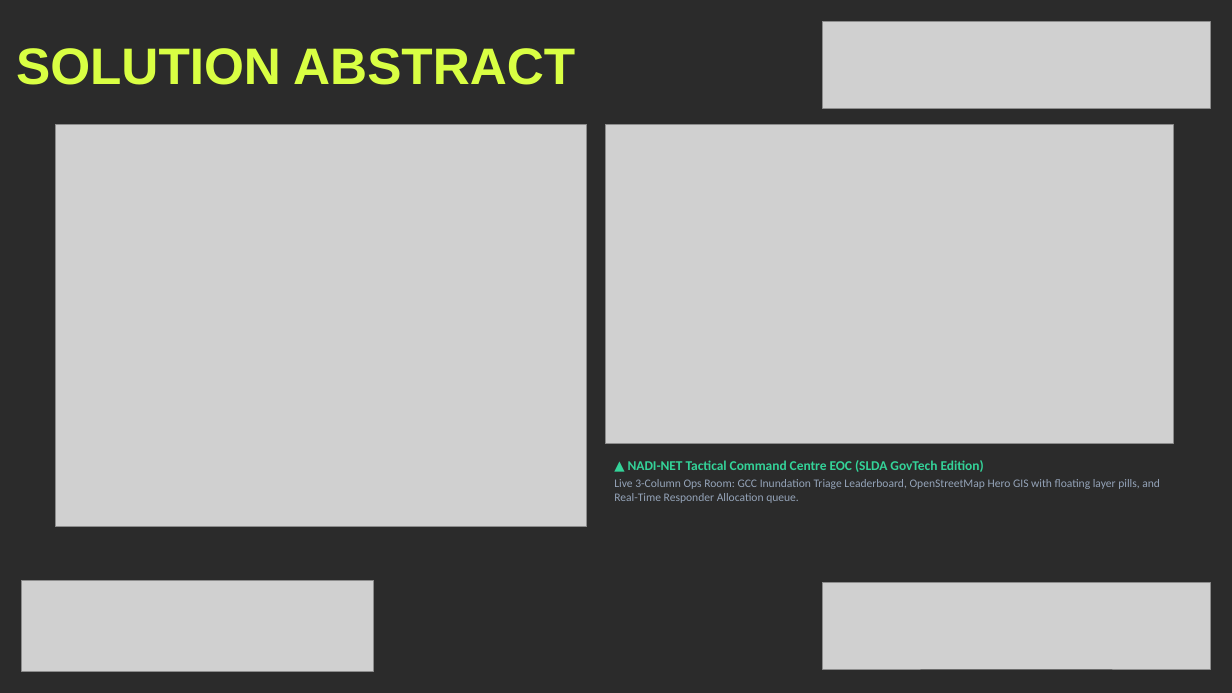
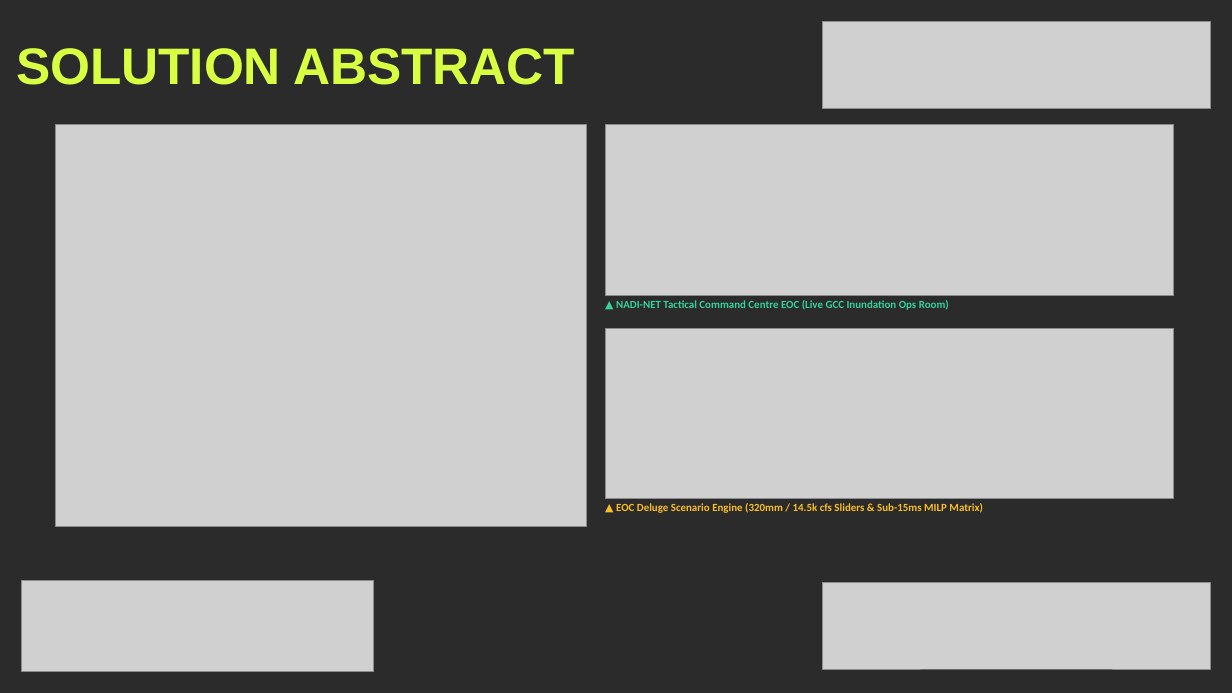
Before and after one commit to Vishnu-3727/nadi-net, a slide deck: slide 3 of NADI_NET_K_HACKS_Presentation.pptx. Drawn at 1232x693 pixels with LibreOffice and Linux fonts; fonts in the diff are those of the drawing; grey boxes stand for pictures; background and template pictures are left out; a plain dark background stands for a picture behind light text. Boxes give left, top, right and bottom in pixels: in the first picture for what was removed or moved away, otherwise in the second. Text is boxed around its words. In the diff, an @@ line names an element or a change of style, - is before the commit and + after.

```diff
--- a/NADI_NET_K_HACKS_Presentation.pptx
+++ b/NADI_NET_K_HACKS_Presentation.pptx
@@ picture: place and size @@
-picture at (605,125,1174,444)
+picture at (605,125,1174,296)
@@ picture added at (605,328,1174,499) @@
@@ text at (616,300,949,310): text changed; size 9 to 8.5 pt; text colour #94A3B8 to #34D399; bold on @@
-▲ NADI-NET Tactical Command Centre EOC (SLDA GovTech Edition)
-Live 3-Column Ops Room: GCC Inundation Triage Leaderboard, OpenStreetMap Hero GIS with floating layer pills, and Real-Time Responder Allocation queue.
+▲ NADI-NET Tactical Command Centre EOC (Live GCC Inundation Ops Room)
@@ text added at (616,503,983,513), 8.5 pt, text #FBBF24, bold @@
+▲ EOC Deluge Scenario Engine (320mm / 14.5k cfs Sliders & Sub-15ms MILP Matrix)
```
Also in this commit, not shown: 2 other slides changed.
